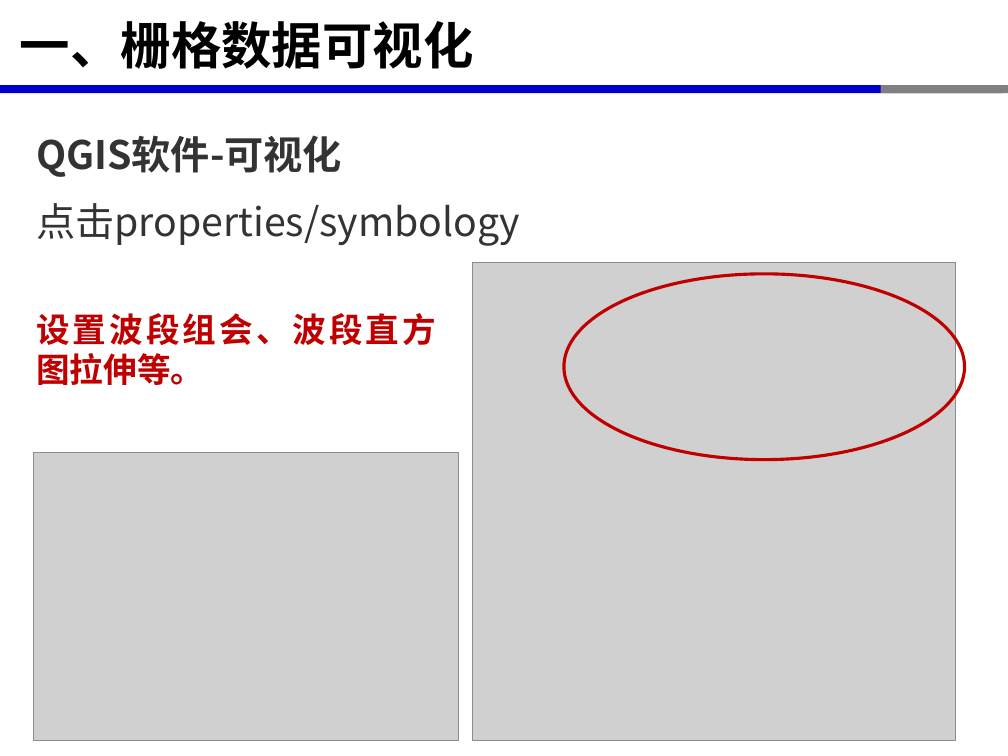
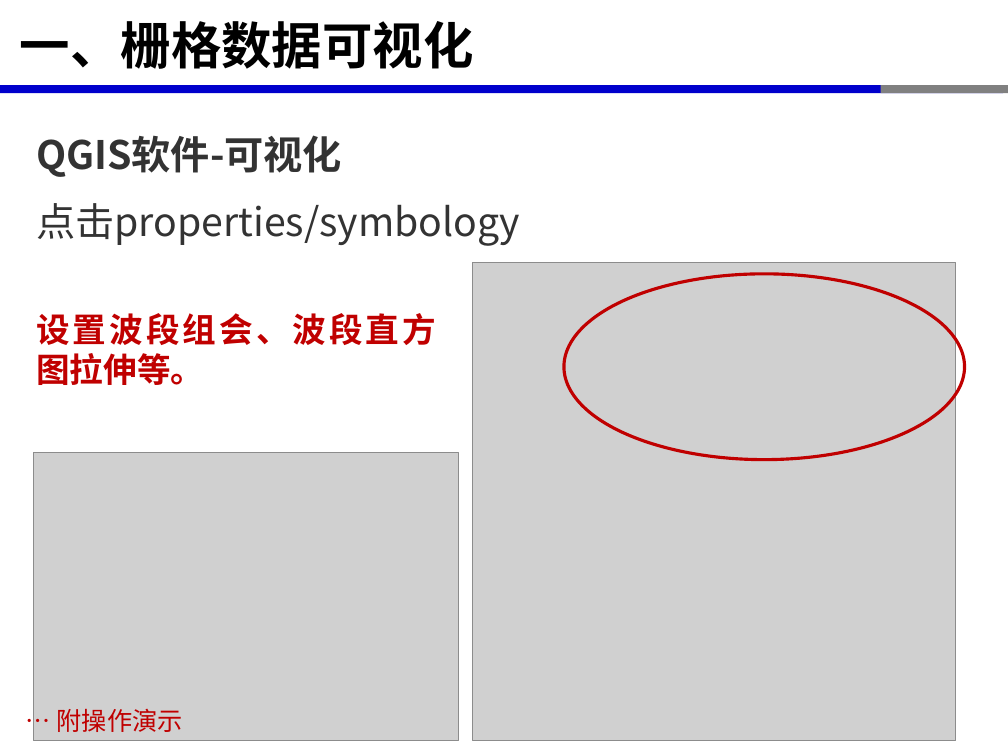
Before and after one commit to xinluo2018/spatial-data-course, a slide deck: slide 8 of 第三章-空间数据读写与解析-8学时/第2节-栅格数据读写及查看-4课时.pptx. Drawn at 1008x756 pixels with LibreOffice and Linux fonts; fonts in the diff are those of the drawing; grey boxes stand for pictures. Boxes give left, top, right and bottom in pixels: in the first picture for what was removed or moved away, otherwise in the second. Text is boxed around its words. In the diff, an @@ line names an element or a change of style, - is before the commit and + after.

```diff
--- a/第三章-空间数据读写与解析-8学时/第2节-栅格数据读写及查看-4课时.pptx
+++ b/第三章-空间数据读写与解析-8学时/第2节-栅格数据读写及查看-4课时.pptx
@@ text added at (x1=57, y1=709, x2=183, y2=732), 18 pt, text #C00000 @@
+… 附操作演示
```
Also in this commit, not shown: 4 other slides changed, 1 slide removed, 13 other files.
